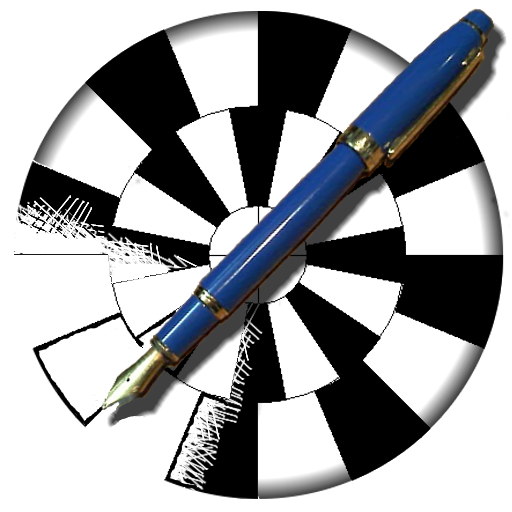
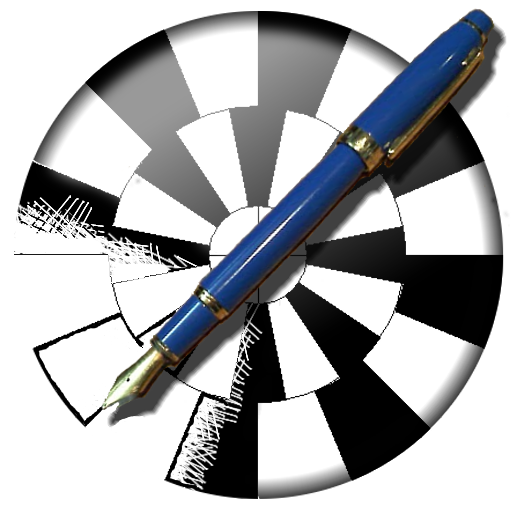
Layers edited between the first and the second w=512, h=512 image:
showed "New Layer#1" over [40, 17, 475, 357]
painted on "Pasted Layer" over [197, 17, 352, 30]
